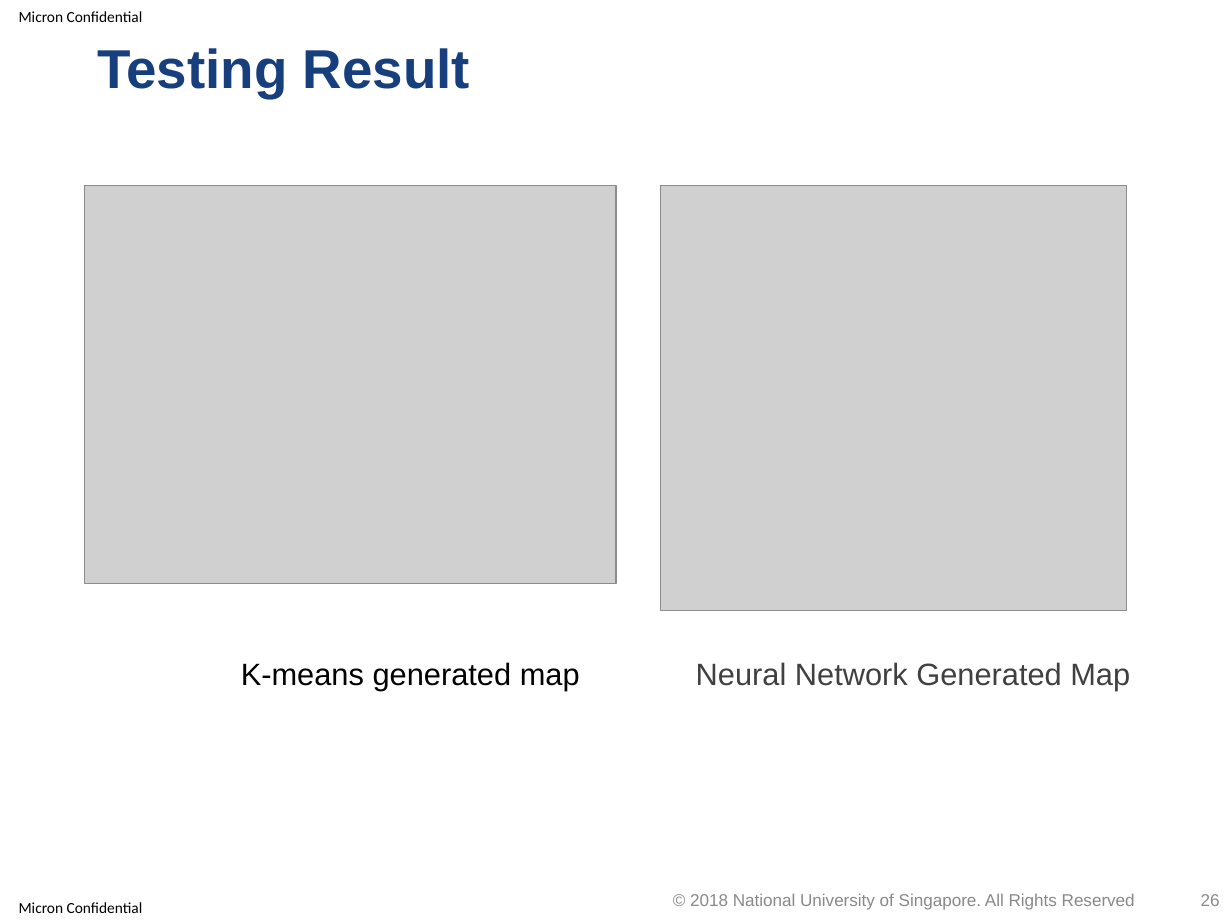
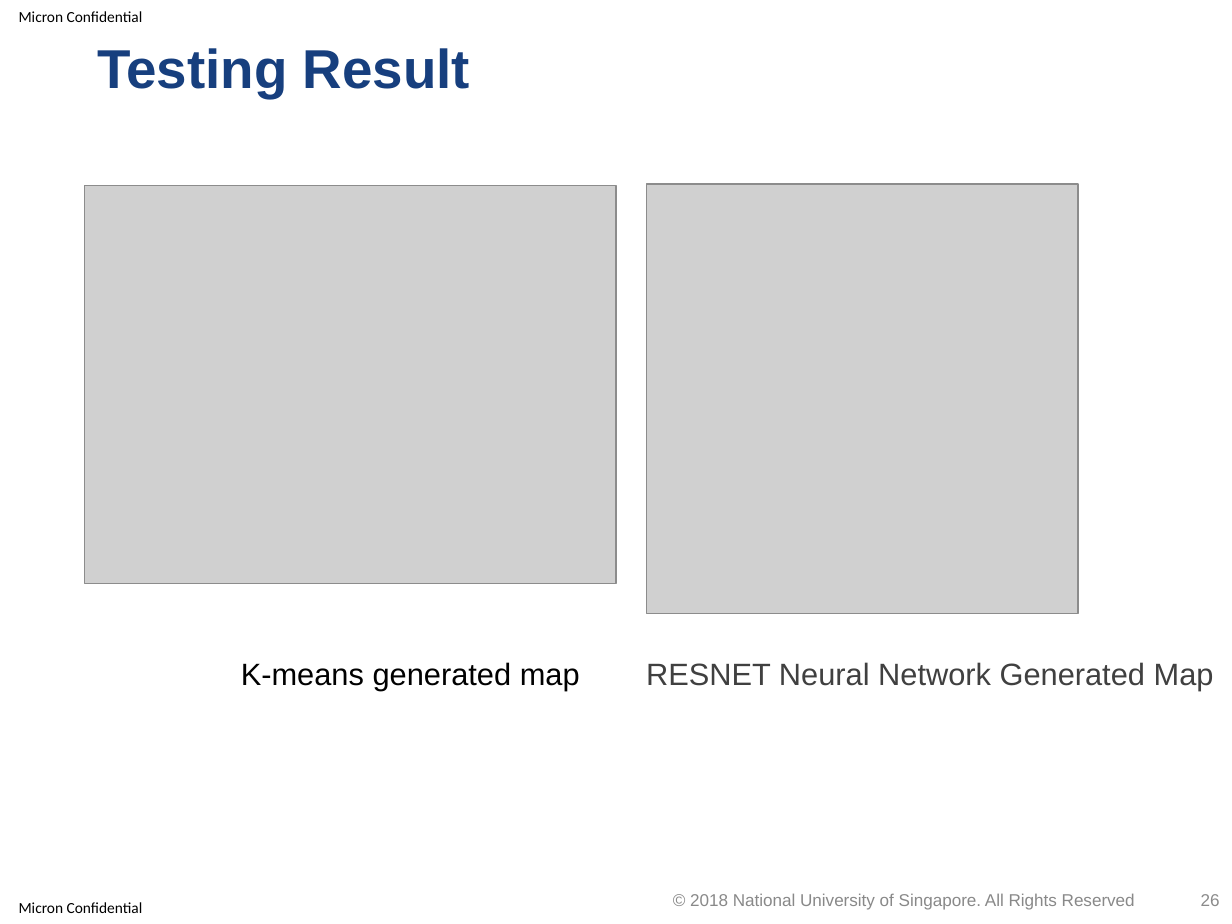
Before and after one commit to optimusium/3dscan, a slide deck: slide 26 of PracticeModule_Presentation.pptx. Drawn at 1232x924 pixels with LibreOffice and Linux fonts; fonts in the diff are those of the drawing; grey boxes stand for pictures; background and template pictures are left out. Boxes give left, top, right and bottom in pixels: in the first picture for what was removed or moved away, otherwise in the second. Text is boxed around its words. In the diff, an @@ line names an element or a change of style, - is before the commit and + after.

Commit message:
update

```diff
--- a/PracticeModule_Presentation.pptx
+++ b/PracticeModule_Presentation.pptx
@@ picture: place and size @@
-picture at <box>660,186,1126,611</box>
+picture at <box>647,184,1078,614</box>
@@ text at <box>646,662,1214,691</box>: text changed @@
-Neural Network Generated Map
+RESNET Neural Network Generated Map
```
